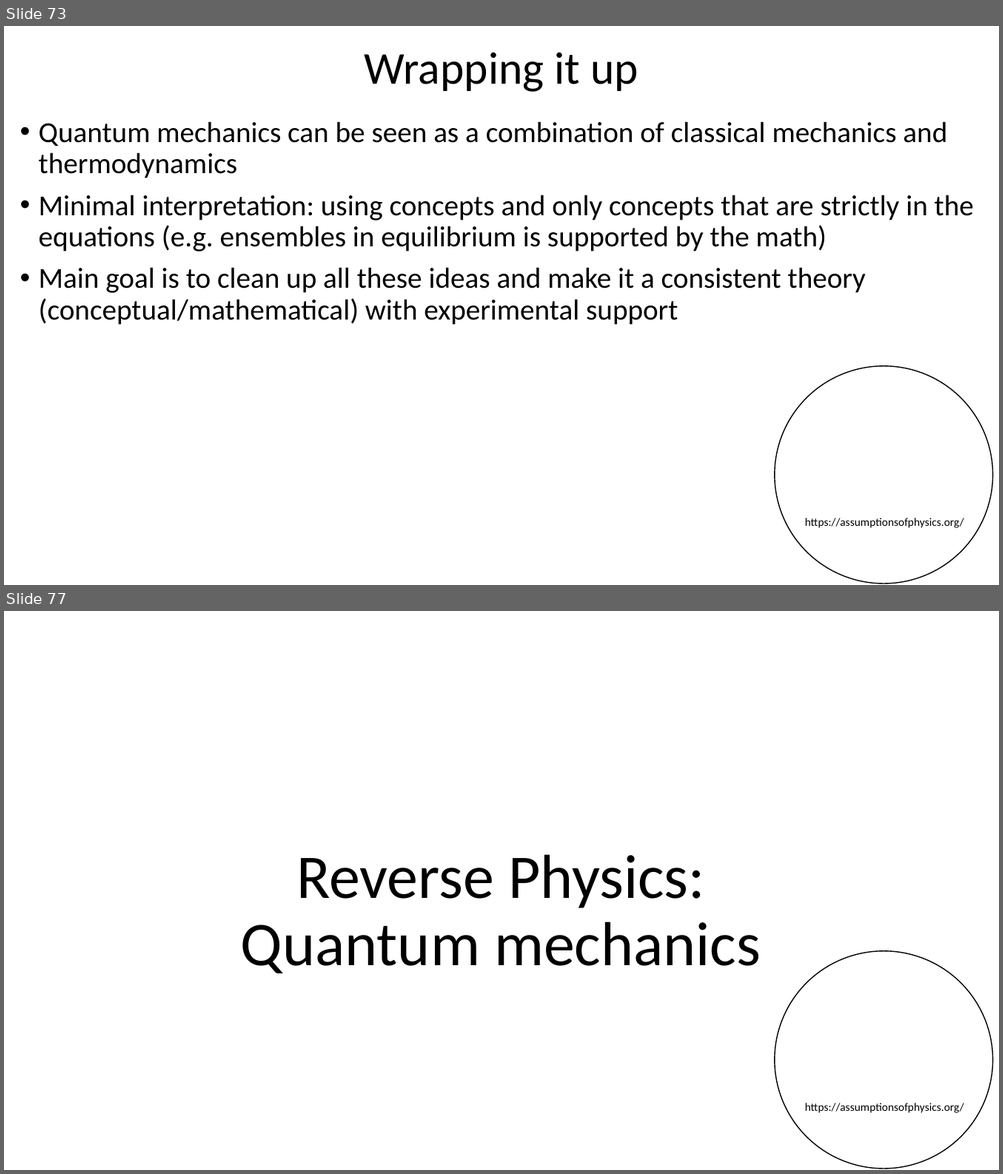
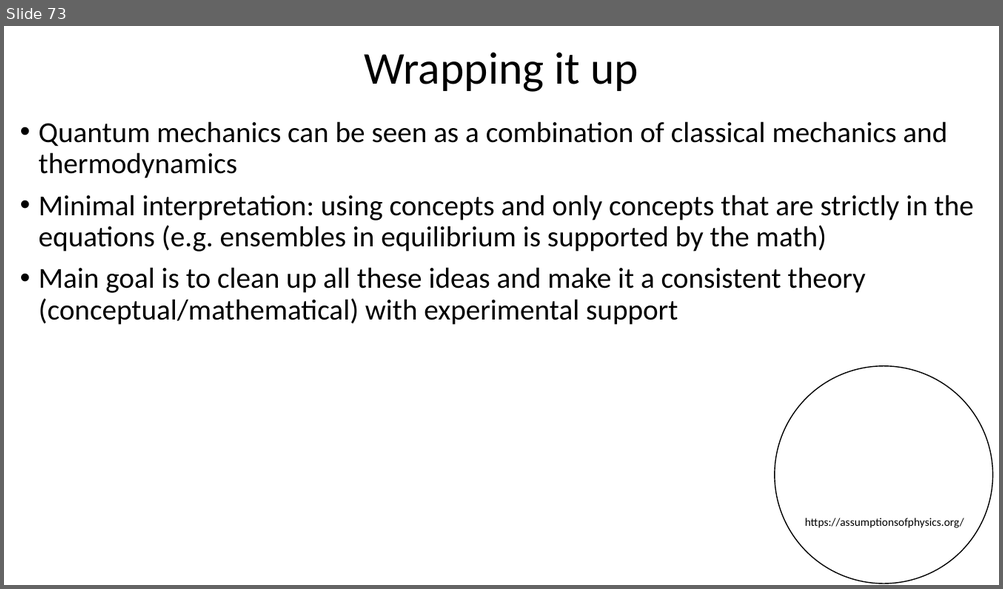
Before and after one commit to assumptionsofphysics/assumptionsofphysics.github.io, a slide deck: presentations/2024SummerSchool/3-QuantumMechanics.pptx. Shown one above the other, each under a label of ours: slides 73 and 77 before the commit, slide 73 after it; the slides between them are not shown. The pictures are 1003x1174 and 1003x589 pixels, drawn with LibreOffice and Linux fonts; fonts in the diff are those of the drawing; background and template pictures are left out. Boxes give left, top, right and bottom in pixels: in the first picture for what was removed or moved away, otherwise in the second. Text is boxed around its words. In the diff, an @@ line names an element or a change of style, - is before the commit and + after.

```diff
--- a/presentations/2024SummerSchool/3-QuantumMechanics.pptx
+++ b/presentations/2024SummerSchool/3-QuantumMechanics.pptx
@@ slide 77 removed at (4,611,999,1170), background #FFFFFF; not listed: 2 template elements that a slide beside it also shows @@
@@ title removed at (241,854,760,974) @@
-Reverse Physics:
-Quantum mechanics
```
Also in this commit, not shown: 1 slide changed, 8 other slides removed, 1 other file.
